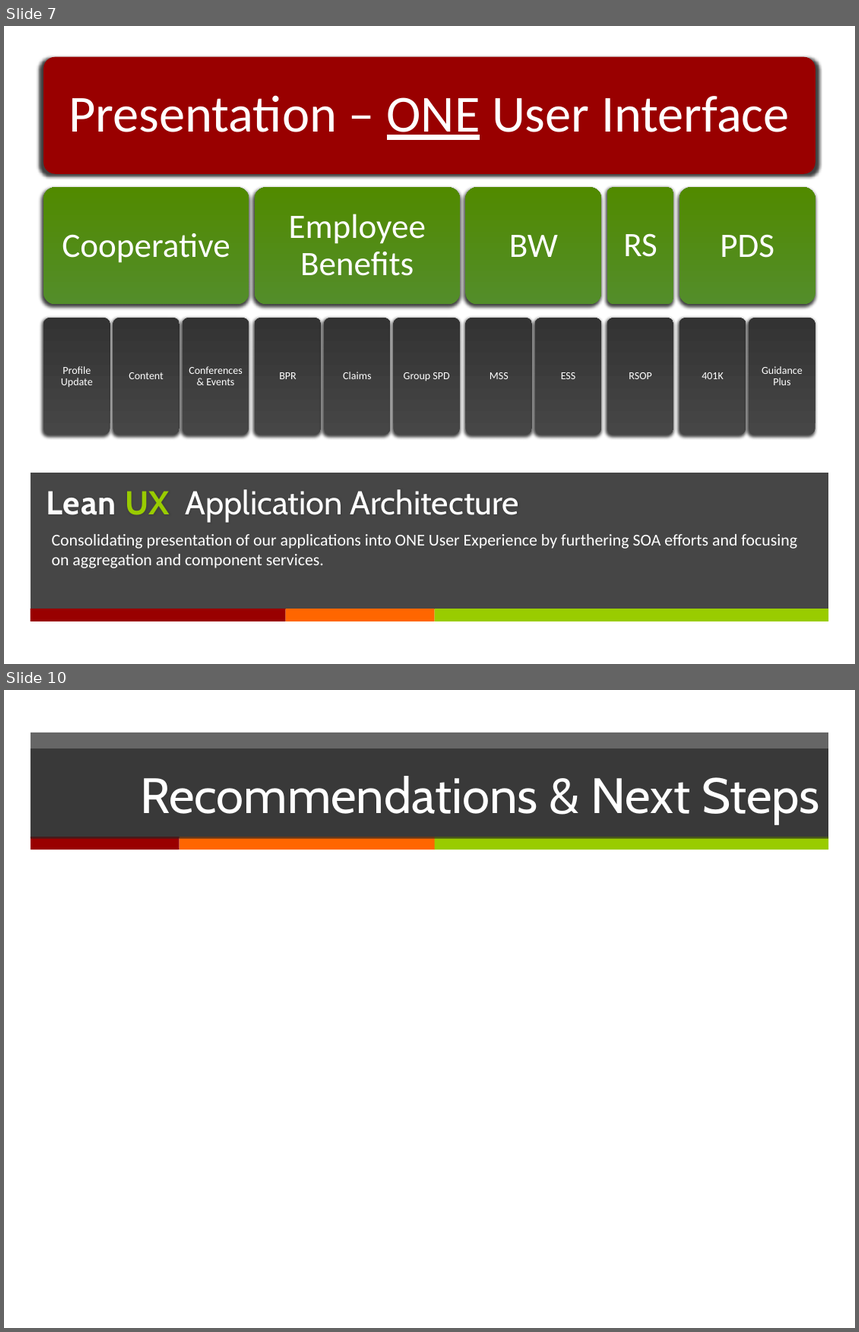
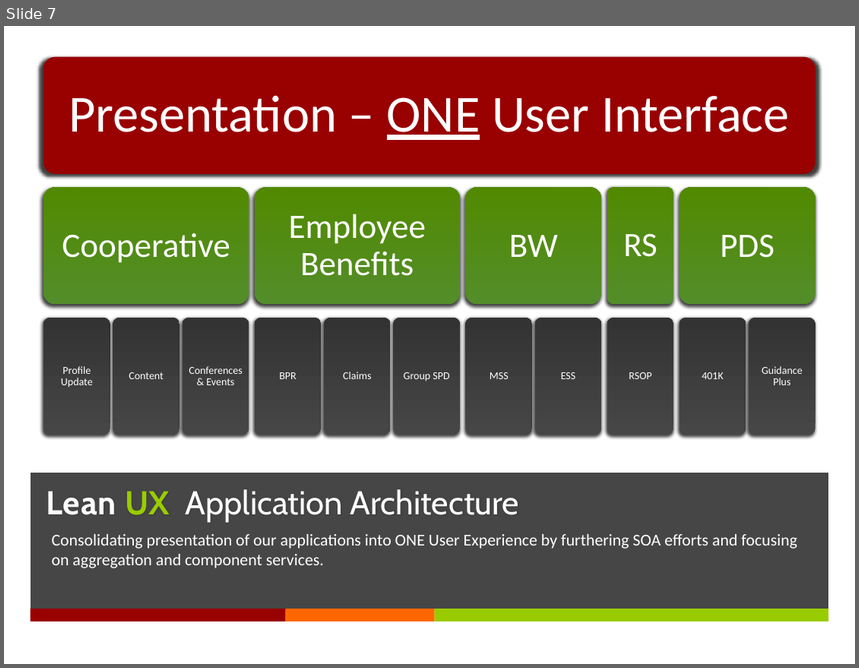
Before and after one commit to DannyDouglass/LeanUx, a slide deck: docs/presentations/LeanUx - IT Management.pptx. Shown one above the other, each under a label of ours: slides 7 and 10 before the commit, slide 7 after it; the slides between them are not shown. The pictures are 859x1332 and 859x668 pixels, drawn with LibreOffice and Linux fonts; fonts in the diff are those of the drawing. Boxes give left, top, right and bottom in pixels: in the first picture for what was removed or moved away, otherwise in the second. Text is boxed around its words. In the diff, an @@ line names an element or a change of style, - is before the commit and + after.

Commit message:
decided against next steps slide - will make that a discussion given the myraid of options that could come out of this effort

```diff
--- a/docs/presentations/LeanUx - IT Management.pptx
+++ b/docs/presentations/LeanUx - IT Management.pptx
@@ slide 10 removed at (4, 690, 855, 1328), background #FFFFFF @@
@@ rectangle removed at (31, 733, 829, 838) @@
@@ title removed at (31, 749, 829, 839) @@
-Recommendations & Next Steps
@@ rectangle removed at (31, 837, 180, 850) @@
@@ rectangle removed at (180, 837, 435, 850) @@
@@ rectangle removed at (435, 837, 829, 850) @@
```
Also in this commit, not shown: 5 slides changed.
